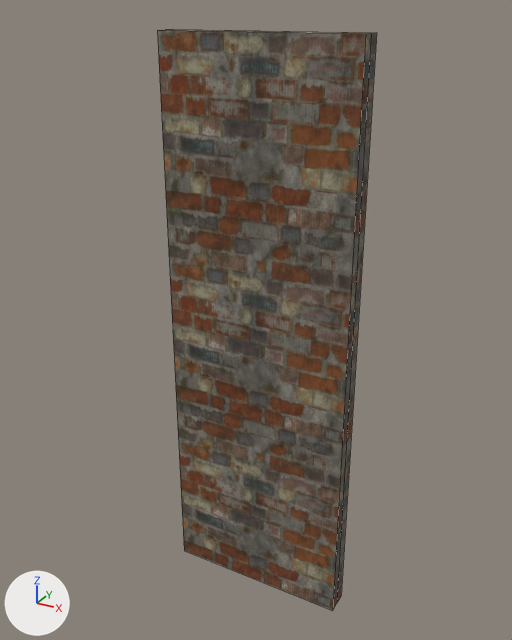
An edit to the Blender file models/build/construccion/wall_basic.blend, drawn before and after from the same camera.
Rendered twice from a 50 mm lens placed at (1.57, -2.83, 3.09), pointed at (-0.06, 0.12, 1.61). Every picture has the same lights, and +X, +Y and +Z are marked at lower left. The first picture is the older version. Mesh edges are drawn as thin lines.

The scene before the commit, as lines of its bpy script (objects in view):
```python
me_cube = bpy.data.meshes.new('Cube')
me_cube.from_pydata(...)  # 12 vertices, 10 faces; spans x -1.0..-0.88, y -0.5..0.5, z -1.0..2.0
# faces by material slot: [9, 1]
me_cube.materials.append(mat_bricks_01_png)  # picture img_bricks_01_png
me_cube.materials.append(mat_bricks_02_png)  # picture img_bricks_02_png
ob_cube = bpy.data.objects.new('Cube', me_cube)
ob_cube.location = (0.0, 1.0, 1.0)
ob_cube.rotation_euler = (0.0, 0.0, 1.571)  # degrees (0, 0, 90)
```
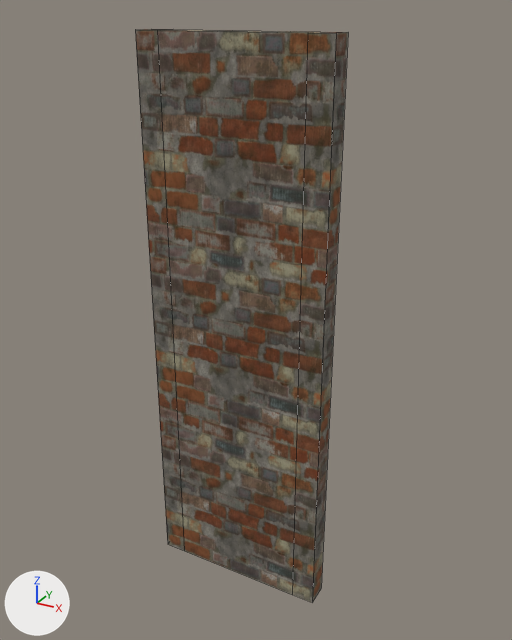
The newer file is also turned or shifted as a whole; pictures and numbers use the older file's frame.

Where the change shows, as pixel boxes (x1, y1, x2, y2) in the pictures (512 x 640 px):
'Cube', reshaped (30% narrower)
    before: (157, 30, 377, 611)
    after: (157, 30, 310, 594)
'COLUMN_DER', added
    after: (292, 32, 348, 602)
'COLUMN_IZQ', added
    after: (135, 29, 184, 550)
part 1 of me_cube, cut back
    before: (178, 30, 377, 609)
    after: (178, 30, 310, 33)
part 2 of me_cube, surface changed
    before: (157, 30, 366, 611)
    after: (157, 30, 308, 594)

What the commit changed:
Picture 'bricks_01.png.002' (img_bricks_01_png_002) is new.
Picture 'bricks_01.png.001' (img_bricks_01_png_001) is new.
Material 'bricks_01.png.002' (mat_bricks_01_png_002) is new.
Its texture is img_bricks_01_png_002.
Its roughness is 1.0.
Material 'bricks_01.png.001' (mat_bricks_01_png_001) is new.
Its texture is img_bricks_01_png_001.
Its roughness is 1.0.
me_cube is used by ob_cube; location (0.0, 1.0, 1.0); rotation (0.0, 0.0, 1.571), in degrees (0, 0, 90).
me_cube had 12 vertices, 10 faces and spanned x -1.0..-0.88, y -0.5..0.5, z -1.0..2.0.
me_cube now has 8 vertices, 6 faces and spans x -1.0..-0.88, y -0.25..0.5, z -1.0..2.0.
Part 1, on me_cube:
4 vertices are removed from x -0.94, y -0.5..0.5, z -1.0..2.0.
8 faces are deleted.
4 vertices in x -1.0..-0.88, y -0.5, z -1.0..2.0 move by (0.0, 0.25, 0.0).
4 new faces join them.
me_cube part 2: 2 kept faces spanning x -1.0..-0.88, y -0.25..0.5, z -1.0..2.0 get new texture (UV) coordinates.
me_cube no longer uses material mat_bricks_02_png (picture img_bricks_02_png).
Mesh me_cube_002 is new.
It has 8 vertices, 6 faces and spans x 0.0..0.13, y 0.0..0.12, z 0.0..3.0.
Faces by material slot: [2, 4].
It uses material mat_bricks_01_png_002 (picture img_bricks_01_png_002).
It uses material mat_bricks_01_png (picture img_bricks_01_png).
Mesh me_cube_001 is new.
It has 8 vertices, 6 faces and spans x 0.0..0.13, y -0.13..0.0, z 0.0..3.0.
Faces by material slot: [2, 4].
It uses material mat_bricks_01_png_001 (picture img_bricks_01_png_001).
It uses material mat_bricks_01_png (picture img_bricks_01_png).
Object 'COLUMN_IZQ' (ob_column_izq) is new; it shows me_cube_002.
Its location is (-0.5, 0.0, 0.0).
Its rotation in degrees is (0, 0, 90).
Object 'COLUMN_DER' (ob_column_der) is new; it shows me_cube_001.
Its location is (0.25, 0.0, 0.0).
Its rotation in degrees is (0, 0, 90).
